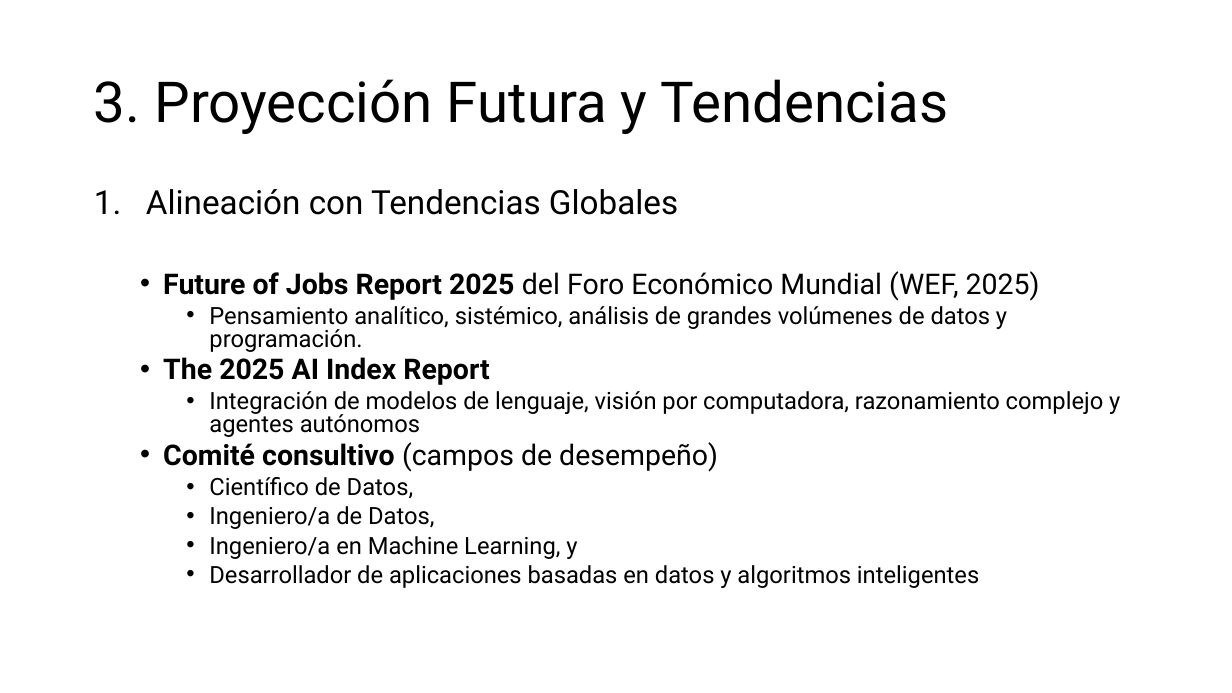
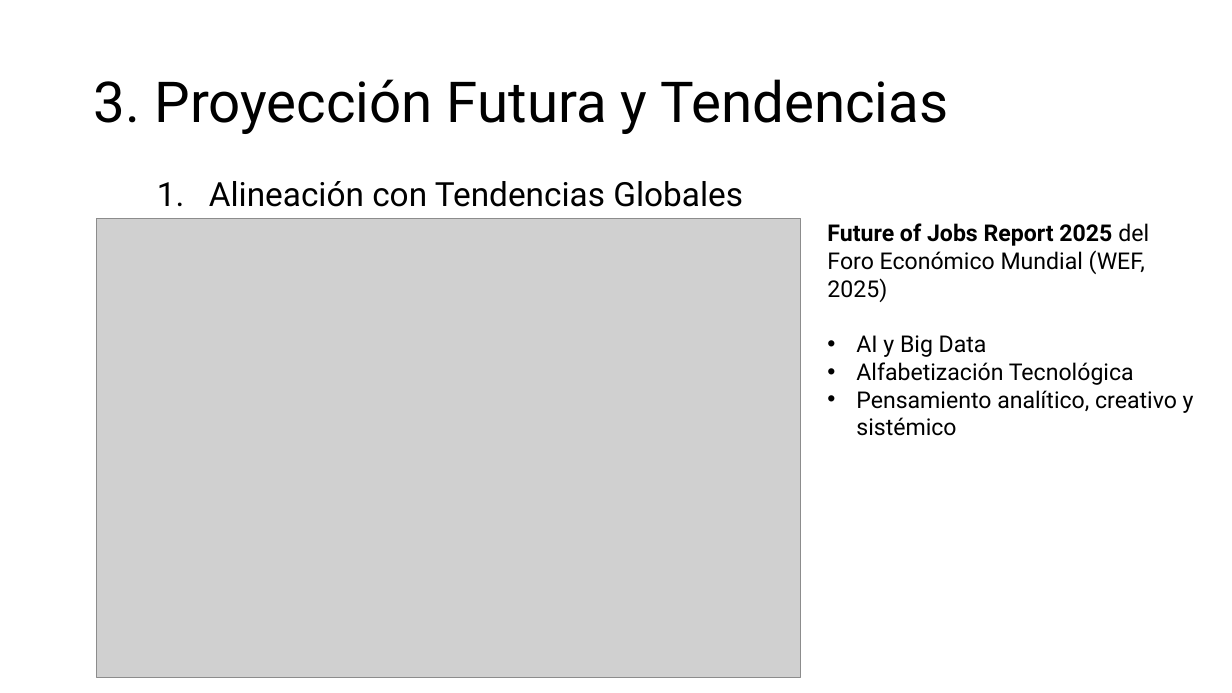
Before and after one commit to aavendan/cdia, a slide deck: slide 7 of 03 Presentación - CDIA.pptx (slide 6 before the commit). Drawn at 1232x693 pixels with LibreOffice and Linux fonts; fonts in the diff are those of the drawing; grey boxes stand for pictures. Boxes give left, top, right and bottom in pixels: in the first picture for what was removed or moved away, otherwise in the second. Text is boxed around its words. In the diff, an @@ line names an element or a change of style, - is before the commit and + after.

```diff
--- a/03 Presentación - CDIA.pptx
+++ b/03 Presentación - CDIA.pptx
@@ text removed at (x1=146, y1=189, x2=1120, y2=588) @@
-1. Alineación con Tendencias Globales
-  • Future of Jobs Report 2025 del Foro Económico Mundial (WEF, 2025)
-    • Pensamiento analítico, sistémico, análisis de grandes volúmenes de datos y programación.
-  • The 2025 AI Index Report
-    • Integración de modelos de lenguaje, visión por computadora, razonamiento complejo y agentes autónomos
-  • Comité consultivo (campos de desempeño)
-    • Científico de Datos,
-    • Ingeniero/a de Datos,
-    • Ingeniero/a en Machine Learning, y
-    • Desarrollador de aplicaciones basadas en datos y algoritmos inteligentes
@@ text added at (x1=209, y1=181, x2=743, y2=207), 26 pt, text #000000 @@
+1. Alineación con Tendencias Globales
@@ picture added at (x1=96, y1=218, x2=800, y2=677) @@
@@ text added at (x1=827, y1=223, x2=1194, y2=436), 18 pt, text #000000 @@
+Future of Jobs Report 2025 del Foro Económico Mundial (WEF, 2025)
+• AI y Big Data
+• Alfabetización Tecnológica
+• Pensamiento analítico, creativo y sistémico
```
Also in this commit, not shown: 9 other slides changed, 2 slides added.
